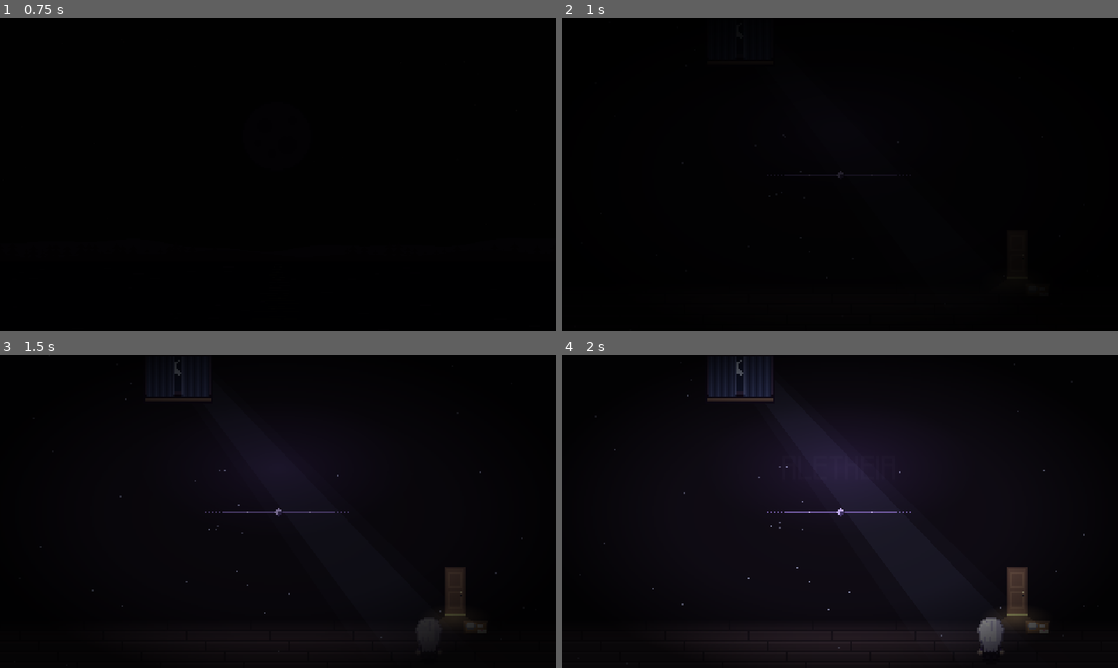
Above: before the commit, frames 1-4 (two rows, left to right).
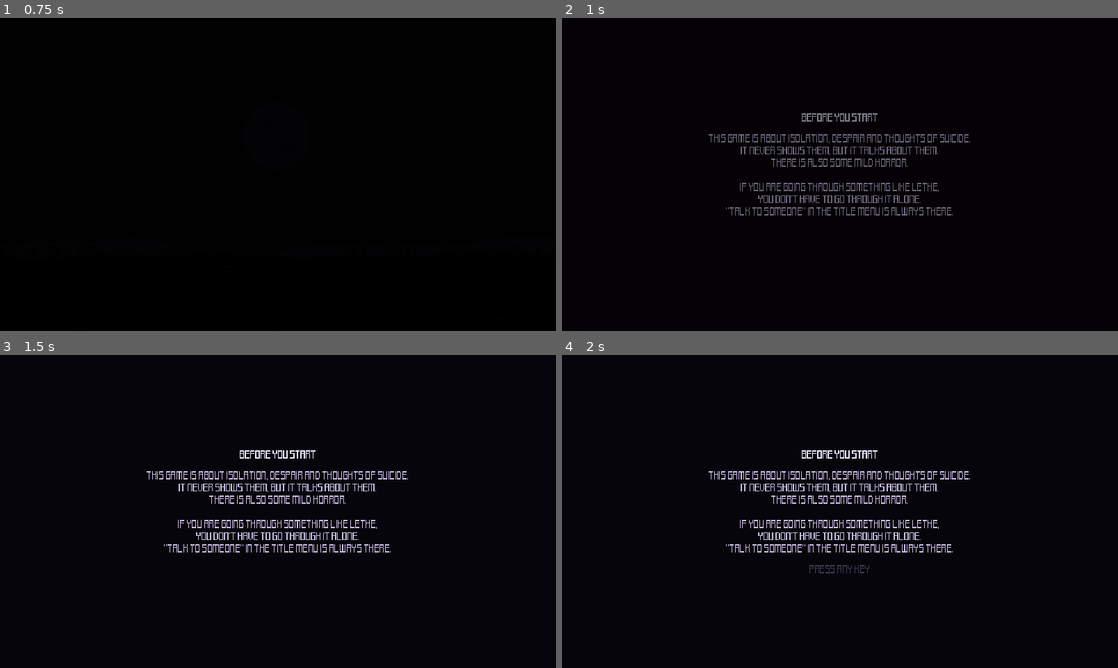
Above: after the commit, the same moments.

Repository: biagio-scaglia/game-dev-appunti
Game: Godot game, scene res://studio_intro/studio_intro.tscn
The game is run twice, just before and just after one commit, with the same random seed, the same clock (stepped at 60 frames per second) and the same inputs. Sound files missing from this copy of the repository are replaced by a short silence.
Inputs (mouse positions are in pixels of both pictures, inside the frame that each line leads up to):
- Up to frame 1 (0.75 s): tap Enter (ui_accept) at 0.5 s; move the mouse to (400, 158) at 0.52 s; hold D from 0.53 s (still down); tap Shift at 0.6 s; click (400, 158) at 0.67 s
- Up to frame 2 (1 s): keep holding D; tap Enter (ui_accept) at 0.77 s
- Up to frame 3 (1.5 s): release D at 1.25 s; drag from (166, 527) to (250, 574) at 1.27 s
- Up to frame 4 (2 s): no input

Frame 1 is identical in both runs. In frame 2, 2.1% of the frame differs, in the area x 26-74%, y 30-64%; in frame 3, 3.7%; in frame 4, 10%, in the area x 7-94%, y 1-96%.

Commit message:
Titolo: Continue, New Game, Talk to Someone e Quit

Diff:
--- a/stanza/main.gd
+++ b/stanza/main.gd
@@ -16,9 +16,21 @@
 
 var state := GameState.new()
 
+## Il salvataggio da riprendere all'avvio ("Continue" del titolo). Si usa una volta e si svuota.
+static var pending_save: Dictionary = {}
+
 
 func _ready() -> void:
 	hero.position = room.player_start()
+	if not pending_save.is_empty():
+		state.load_save(pending_save)
+		hero.global_position = GameState.saved_position(pending_save)
+		hero.set("sword_stage", int(pending_save.get("sword_stage", 0)))
+		pending_save = {}
+	# Magia e spada solo se Lethe le ha (all'inizio no). Si riguarda quando si chiude il menu:
+	# lì si può cambiare l'arma.
+	sync_abilities()
+	pause_menu.closed.connect(sync_abilities)
 	pause_menu.setup(state, hero, music)
 	talk.setup(room, hero, state)
 	# Bussano alla porta: i dialoghi sanno se c'è qualcuno (knocking) e possono rispondere.
@@ -28,5 +40,10 @@
 	Music.play_loop(music)
 
 
+func sync_abilities() -> void:
+	hero.can_cast = state.can_cast()
+	hero.can_slash = state.can_slash()
+
+
 func _process(delta: float) -> void:
 	state.play_time += delta   # in pausa conta il menu
--- a/stanza/title/title_screen.gd
+++ b/stanza/title/title_screen.gd
@@ -1,15 +1,21 @@
 extends Control
-## La schermata del titolo, dopo l'intro dello studio. Dal nero compaiono il raggio di
-## luna con Lethe di spalle, il titolo e il sottotitolo, poi il menu (Start / Quit).
-## Un tasto durante l'apparizione la salta. Start: dissolvenza al nero, poi la stanza.
-## Quit: lo schermo si rompe come in un incubo (fx/screen_shatter.gd), poi si chiude.
+## La schermata del titolo, dopo l'intro dello studio. È la scena del finale: Lethe di
+## spalle davanti alla porta chiusa, la luna da una parte (il raggio dalla finestra) e la
+## luce calda sotto la porta dall'altra, il vassoio intatto. Ogni tanto bussano.
+##
+## La prima volta che si gioca, prima di tutto, l'avviso sui contenuti (care_note.gd). Poi
+## dal nero compaiono la scena, il titolo e il sottotitolo, poi il menu:
+## Continue (solo se c'è un salvataggio) / New Game / Talk to Someone / Quit.
+## Un tasto durante l'apparizione la salta. New Game e Continue: dissolvenza al nero, poi
+## la stanza. Talk to Someone: la pagina coi numeri d'aiuto. Quit: lo schermo si rompe
+## come in un incubo (fx/screen_shatter.gd), poi si chiude.
 ## Musica: il lamento del giullare (carillon stonato, valzer lento).
 ##
-## Pezzi: title_backdrop.gd (raggio e pulviscolo), title_figure.gd (Lethe),
-## title_name.gd (il titolo col nome nascosto), heart_menu.gd (il menu col cuore che batte).
-## I disegni (finestra, pavimento, pannello, cuore, ornamento) stanno in art/.
-
-## Emesso quando si sceglie Start, a schermo già nero (prima di cambiare scena).
+## Pezzi: title_backdrop.gd (raggio e pulviscolo), title_figure.gd (Lethe), title_door.gd
+## (la porta che bussa), title_name.gd (il titolo col nome nascosto), heart_menu.gd (il menu
+## col cuore che batte), care_note.gd (avviso e aiuto). I disegni stanno in art/.
+
+## Emesso quando si sceglie New Game o Continue, a schermo già nero (prima di cambiare scena).
 signal start_requested
 ## Emesso a schermo rotto, prima di chiudere il gioco.
 signal quit_requested
@@ -23,11 +29,21 @@
 @export_file("*.tscn") var next_scene := "res://main.tscn"
 ## Falso nei test: Quit rompe lo schermo ed emette quit_requested, ma non chiude.
 @export var really_quit := true
+## L'avviso sui contenuti la prima volta (falso nei test che non lo provano).
+@export var show_warning := true
 
 const Music := preload("res://core/music.gd")
 const ScreenShatter := preload("res://fx/screen_shatter.gd")
+const SaveStore := preload("res://menu/save_store.gd")
+const SaveView := preload("res://menu/save_view.gd")
+const Settings := preload("res://core/settings_store.gd")
+const Main := preload("res://main.gd")
+const CareNote := preload("care_note.gd")
 const FONT := preload("res://ui/fonts/kenpixel_high_square.ttf")
-const MENU := [[&"start", "Start"], [&"quit", "Quit"]]
+const MENU := [[&"continue", "Continue"], [&"start", "New Game"], [&"help", "Talk to Someone"],
+	[&"quit", "Quit"]]
+## Il flag delle impostazioni: l'avviso è già stato letto.
+const WARNING_FLAG := "content_warning_seen"
 ## Di quanti pixel sale il titolo mentre compare.
 const RISE := 6.0
 const MUSIC_DB := -8.0
@@ -40,6 +56,7 @@
 @onready var footer: Label = %Footer
 @onready var glow: TextureRect = %Glow
 @onready var figure: Node2D = %Figure
+@onready var door: Node2D = %Door
 @onready var black: ColorRect = %Black
 @onready var music: AudioStreamPlayer = %Music
 @onready var sfx_move: AudioStreamPlayer = %SfxMove
@@ -49,18 +66,64 @@
 var _revealed := false
 var _leaving := false
 var _reveal: Tween
+var note: Control
 
 
 func _ready() -> void:
 	title_name.setup(game_title, hidden_name)
 	tagline_label.text = tagline
-	menu.setup(MENU, FONT, 16)
+	menu.setup(menu_entries(), FONT, 16)
+	_center_menu.call_deferred()
 	menu.chosen.connect(_on_chosen)
 	menu.moved.connect(sfx_move.play)
+	note = CareNote.new()
+	add_child(note)
+	note.closed.connect(_on_note_closed)
 	_hide_all()
+	_breathe(glow)
+	if show_warning and not Settings.has_flag(WARNING_FLAG):
+		note.open(&"warning")
+		return
+	_begin()
+
+
+## Le voci del menu: Continue solo se c'è un salvataggio da riprendere.
+static func menu_entries() -> Array:
+	var has_save := not latest_save().is_empty()
+	return MENU.filter(func(e: Array) -> bool: return e[0] != &"continue" or has_save)
+
+
+## Il salvataggio più recente (il File 3 non è di Lethe: non conta). {} se non ce n'è.
+static func latest_save() -> Dictionary:
+	var best: Dictionary = {}
+	for slot in range(1, SaveStore.SLOTS + 1):
+		if slot == SaveView.CURSED_SLOT:
+			continue
+		var data := SaveStore.read(slot)
+		if not data.is_empty() and int(data.get("saved_at", 0)) >= int(best.get("saved_at", -1)):
+			best = data
+	return best
+
+
+## Il pannello cresce con le voci: lo si rimette al centro dello schermo.
+func _center_menu() -> void:
+	menu_panel.reset_size()
+	menu_panel.position.x = roundf((size.x - menu_panel.size.x) / 2.0)
+
+
+func _begin() -> void:
 	Music.play_loop(music)
-	_breathe(glow)
 	_play_reveal()
+
+
+func _on_note_closed(kind: StringName) -> void:
+	match kind:
+		&"warning":
+			Settings.set_flag(WARNING_FLAG)
+			_begin()
+		&"help":
+			menu.set_active(true)
+			menu.focus_id(&"help")
 
 
 func is_revealed() -> bool:
@@ -73,6 +136,7 @@
 	title_name.position = _title_rest + Vector2(0, RISE)
 	tagline_label.modulate.a = 0.0
 	figure.modulate.a = 0.0
+	door.modulate.a = 0.0
 	footer.modulate.a = 0.0
 	menu_panel.modulate.a = 0.0
 	menu_panel.visible = false
@@ -92,6 +156,7 @@
 	_reveal = create_tween()
 	_reveal.tween_property(black, "color:a", 0.0, 1.2)
 	_reveal.parallel().tween_property(figure, "modulate:a", 1.0, 1.0).set_delay(0.2)
+	_reveal.parallel().tween_property(door, "modulate:a", 1.0, 1.4).set_delay(0.4)
 	_reveal.tween_property(title_name, "modulate:a", 1.0, 1.0)
 	_reveal.parallel().tween_property(title_name, "position", _title_rest, 1.0) 		.set_trans(Tween.TRANS_SINE).set_ease(Tween.EASE_OUT)
 	_reveal.tween_property(tagline_label, "modulate:a", 0.8, 0.6)
@@ -107,6 +172,7 @@
 	black.color.a = 0.0
 	music.volume_db = MUSIC_DB
 	figure.modulate.a = 1.0
+	door.modulate.a = 1.0
 	title_name.modulate.a = 1.0
 	title_name.position = _title_rest
 	tagline_label.modulate.a = 0.8
@@ -120,10 +186,11 @@
 	t.tween_property(menu_panel, "modulate:a", 1.0, 0.5)
 	t.tween_property(footer, "modulate:a", FOOTER_ALPHA, 1.0)
 	menu.focus_first()
+	door.knocking_enabled = true
 
 
 func _unhandled_input(event: InputEvent) -> void:
-	if _revealed or _leaving:
+	if _revealed or _leaving or note.is_open():
 		return
 	var pressed := (event is InputEventKey or event is InputEventJoypadButton \
 		or event is InputEventMouseButton) and event.is_pressed() and not event.is_echo()
@@ -135,17 +202,40 @@
 func _on_chosen(id: StringName) -> void:
 	sfx_confirm.play()
 	match id:
+		&"continue":
+			continue_game()
 		&"start":
+			Main.pending_save = {}
 			start_game()
+		&"help":
+			open_help()
 		&"quit":
 			quit_game()
 
 
-## Start: dissolvenza al nero (anche la musica), poi la stanza.
+## Talk to Someone: la pagina coi numeri; il menu aspetta sotto.
+func open_help() -> void:
+	if _leaving or note.is_open():
+		return
+	menu.set_active(false)
+	note.open(&"help")
+
+
+## Continue: come New Game, ma la stanza riparte dal salvataggio più recente.
+func continue_game() -> void:
+	var data := latest_save()
+	if data.is_empty():
+		return
+	Main.pending_save = data
+	start_game()
+
+
+## New Game: dissolvenza al nero (anche la musica), poi la stanza.
 func start_game() -> void:
 	if _leaving:
 		return
 	_leaving = true
+	door.knocking_enabled = false
 	var t := create_tween().set_parallel()
 	t.tween_property(black, "color:a", 1.0, 1.2)
 	t.tween_property(music, "volume_db", -40.0, 1.2)
